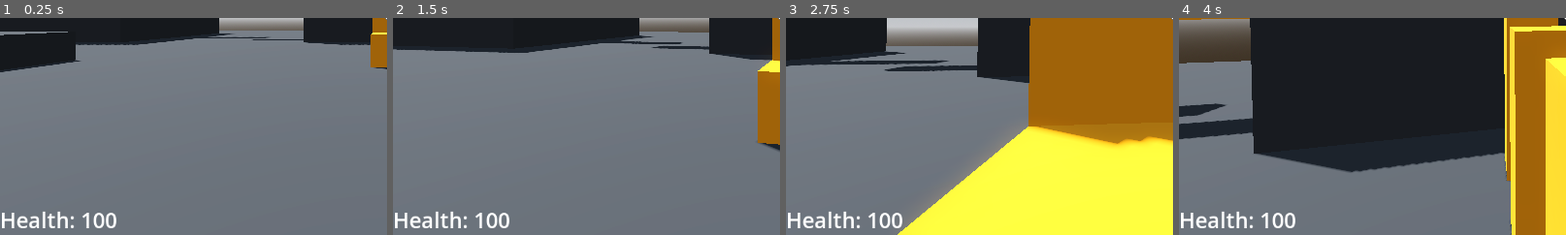
Above: before the commit, frames 1-4 (left to right).
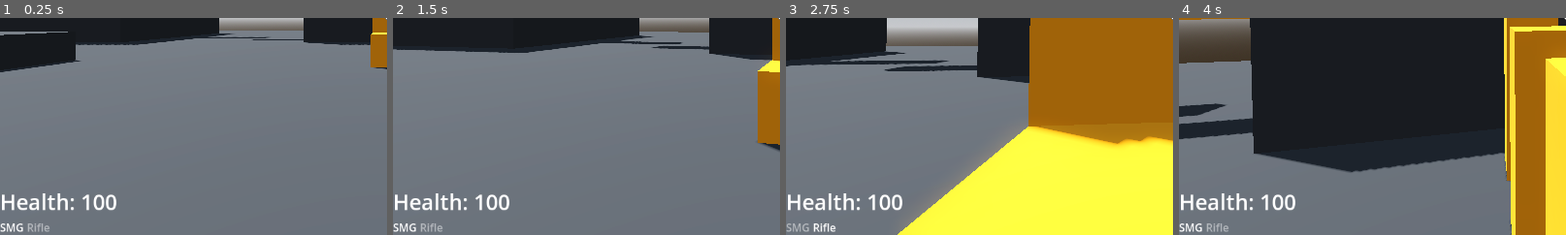
Above: after the commit, the same moments.

Repository: SugarF0x/robage-3d
Game: Godot game, scene res://Levels/sandbox.tscn
Two runs of this game, one before a commit and one after it. Both use one fixed random seed, a clock stepped at 60 frames per second and the inputs below.
Inputs (mouse positions are % of the whole screen's width and height, from its top left):
- Up to frame 1 (0.25 s): no input
- Up to frame 2 (1.5 s): tap Enter at 0.5 s; move the mouse to (55, 50) at 0.52 s; press the mouse at (55, 50) at 0.53 s; hold W (move_forward) from 0.53 s (still down); tap Space (jump) at 0.77 s; move the mouse to (45, 50) at 1.27 s; release the mouse at (45, 50) at 1.28 s; tap Mouse wheel down (scroll_down) at 1.35 s
- Up to frame 3 (2.75 s): keep holding W (move_forward); tap Space (jump) at 1.52 s; move the mouse to (52, 48) at 2.02 s; tap Mouse wheel up (scroll_up) at 2.1 s
- Up to frame 4 (4 s): keep holding W (move_forward); tap Space (jump) at 2.75, 3.02, 3.77 s; move the mouse to (49, 52) at 2.77 s; click (49, 52) at 2.85 s; move the mouse to (57, 51) at 3.52 s; tap Mouse wheel down (scroll_down) at 3.6 s
The pictures show only the part of the screen within x 0-50%, y 50-100%; the shares and areas given below are measured in that part.

The runs differ from the first frame. In frame 1, 2.1% of the frame differs, in the area x 0-31%, y 80-99%; in frame 2, 2.1%; in frame 3, 2.1%; in frame 4, 2.1%.

Commit message:
add weapon hud labels

Diff:
--- a/Player/player.gd
+++ b/Player/player.gd
@@ -14,6 +14,7 @@
 @onready var damage_animation_player: AnimationPlayer = %DamageAnimationPlayer
 @onready var game_over_menu: GameOverMenu = $CanvasLayer/GameOverMenu
 @onready var weapon_sling: Node3D = %WeaponSling
+@onready var weapon_sling_label_container: HBoxContainer = %WeaponSlingLabelContainer
 #endregion
 
 #region Consts
@@ -43,6 +44,7 @@
 		toggle_weapon_selection_state()
 		weapon_index = value
 		toggle_weapon_selection_state()
+		update_weapon_sling_labels()
 #endregion
 
 #region Overrides
@@ -50,6 +52,7 @@
 	Input.mouse_mode = Input.MOUSE_MODE_CAPTURED
 	update_health_label()
 	toggle_weapon_selection_state()
+	update_weapon_sling_labels()
 
 func _physics_process(delta: float) -> void:
 	handle_camera_rotation()
@@ -104,4 +107,19 @@
 
 	weapon_node.visible = !weapon_node.visible
 	weapon_node.process_mode = Node.PROCESS_MODE_INHERIT if weapon_node.process_mode == Node.PROCESS_MODE_DISABLED else Node.PROCESS_MODE_DISABLED
+
+func update_weapon_sling_labels() -> void:
+	for label in weapon_sling_label_container.get_children():
+		weapon_sling_label_container.remove_child(label)
+		label.queue_free()
+
+	var weapons = weapon_sling.get_children()
+	for index in range(weapons.size()):
+		var weapon = weapons[index]
+		var label = Label.new()
+		weapon_sling_label_container.add_child(label)
+		label.name = weapon.name + "SlingLabel"
+		label.text = weapon.name
+
+		if weapon_index != index: label.modulate.a = .5
 #endregion
--- a/Player/player.tscn
+++ b/Player/player.tscn
@@ -142,16 +142,30 @@
 pivot_offset = Vector2(576, 324)
 texture = ExtResource("4_8tbaw")
 
-[node name="PlayerHealthLabel" type="Label" parent="CanvasLayer"]
-unique_name_in_owner = true
+[node name="HUD" type="Control" parent="CanvasLayer"]
+layout_mode = 3
+anchors_preset = 15
+anchor_right = 1.0
+anchor_bottom = 1.0
+grow_horizontal = 2
+grow_vertical = 2
+
+[node name="VBoxContainer" type="VBoxContainer" parent="CanvasLayer/HUD"]
+layout_mode = 1
 anchors_preset = 2
 anchor_top = 1.0
 anchor_bottom = 1.0
-offset_top = -23.0
-offset_right = 87.0
 grow_vertical = 0
+
+[node name="PlayerHealthLabel" type="Label" parent="CanvasLayer/HUD/VBoxContainer"]
+unique_name_in_owner = true
+layout_mode = 2
 theme_override_font_sizes/font_size = 32
 text = "Health text"
+
+[node name="WeaponSlingLabelContainer" type="HBoxContainer" parent="CanvasLayer/HUD/VBoxContainer"]
+unique_name_in_owner = true
+layout_mode = 2
 
 [node name="CrosshairContainer" type="CenterContainer" parent="CanvasLayer"]
 anchors_preset = 15
